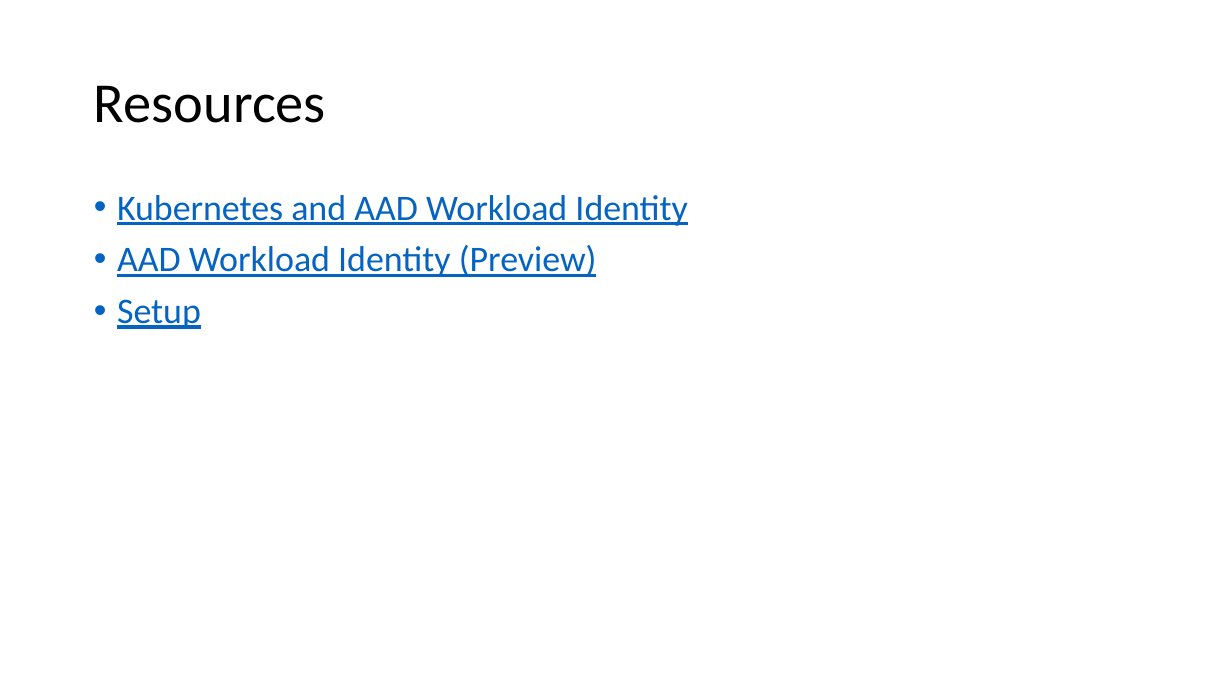
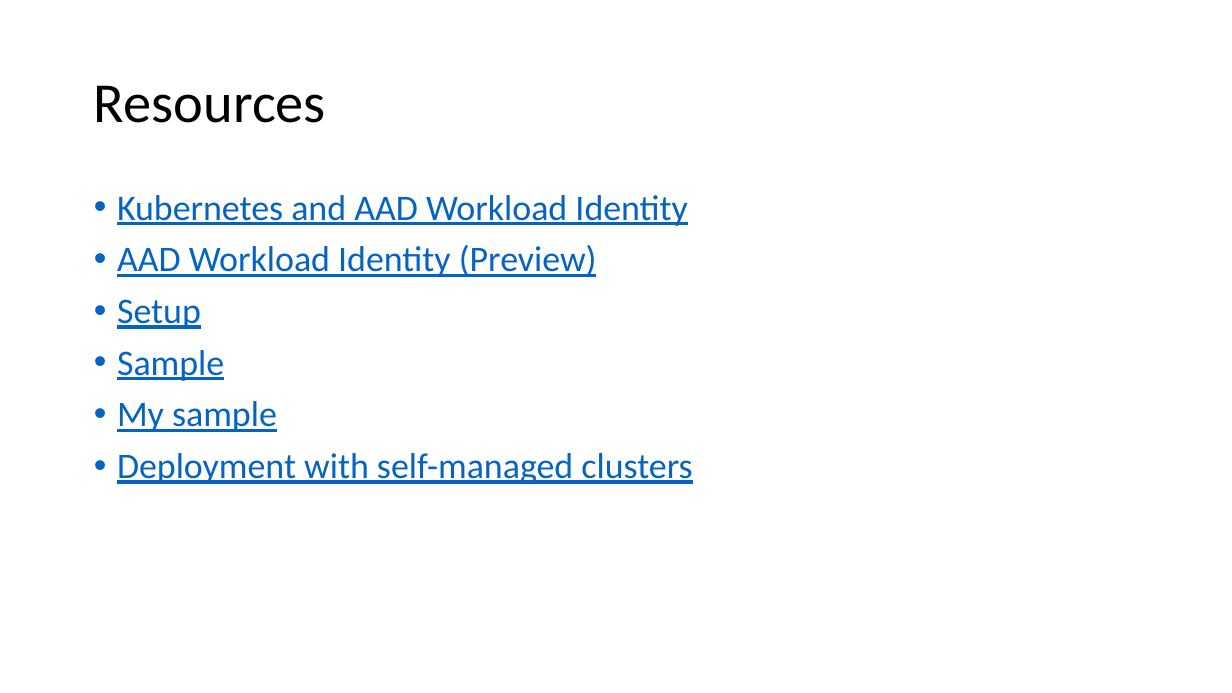
Before and after one commit to mrochon/aks, a slide deck: slide 13 of WorkloadIdentity/Kubernetes and AAD Workload Identity.pptx. Drawn at 1232x693 pixels with LibreOffice and Linux fonts; fonts in the diff are those of the drawing. Boxes give left, top, right and bottom in pixels: in the first picture for what was removed or moved away, otherwise in the second. Text is boxed around its words. In the diff, an @@ line names an element or a change of style, - is before the commit and + after.

```diff
--- a/WorkloadIdentity/Kubernetes and AAD Workload Identity.pptx
+++ b/WorkloadIdentity/Kubernetes and AAD Workload Identity.pptx
@@ text at (x1=117, y1=350, x2=692, y2=484): paragraphs added @@
+• Sample
+• My sample
+• Deployment with self-managed clusters
```
Also in this commit, not shown: 1 other slide changed, 1 other file.
